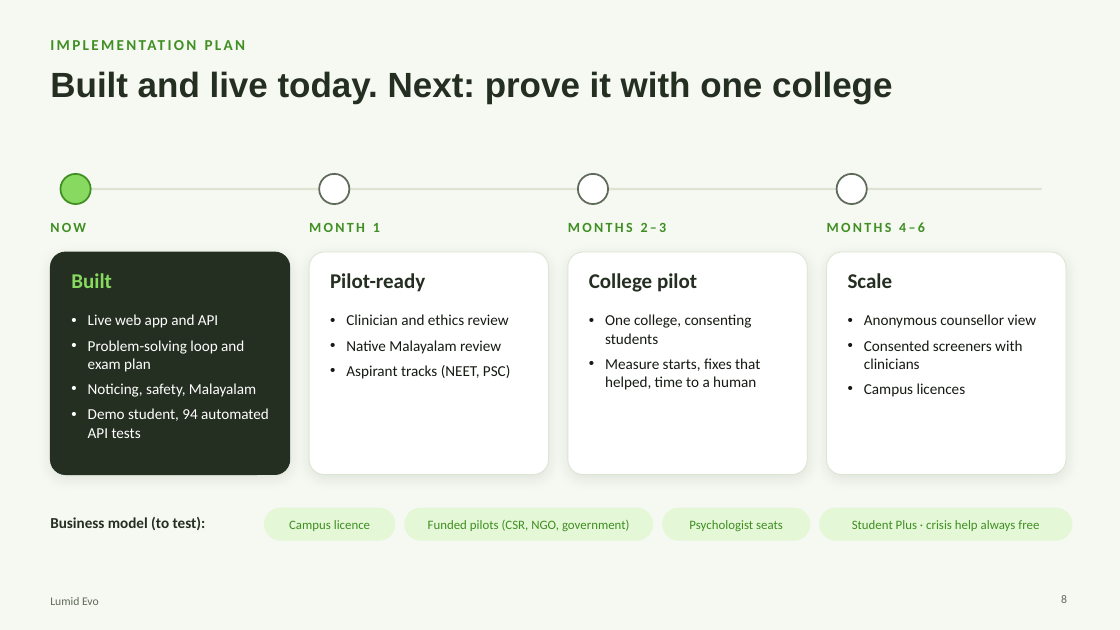
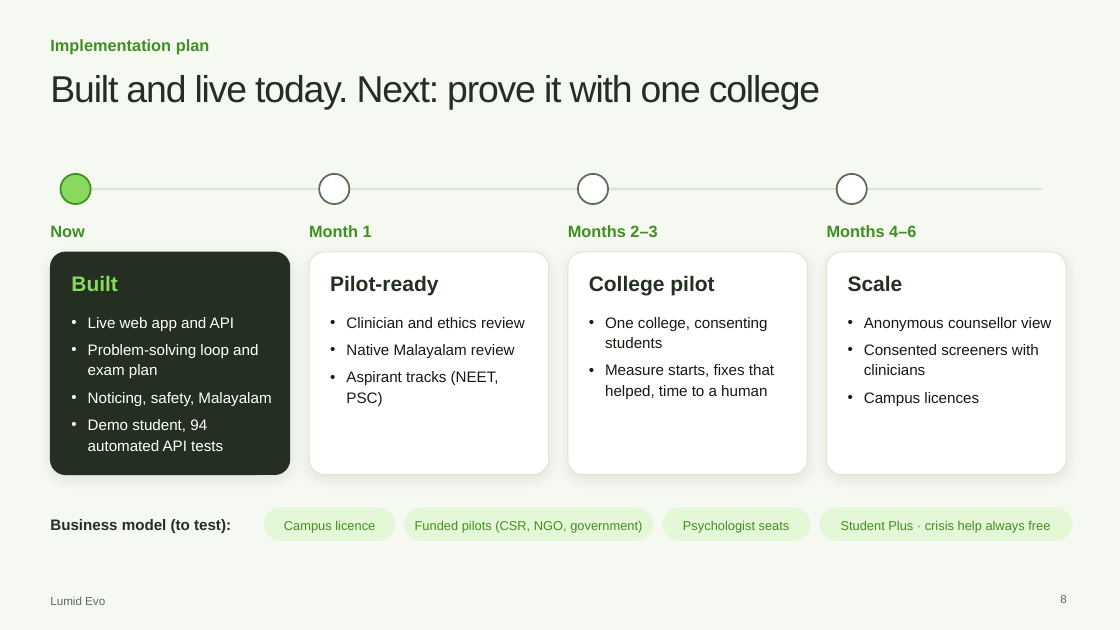
Before and after one commit to riyan-hx/Lumid-Evo-Ai, a slide deck: slide 8 of Lumid-Evo-Pitch.pptx. Drawn at 1120x630 pixels with LibreOffice and Linux fonts; fonts in the diff are those of the drawing. Boxes give left, top, right and bottom in pixels: in the first picture for what was removed or moved away, otherwise in the second. Text is boxed around its words. In the diff, an @@ line names an element or a change of style, - is before the commit and + after.

```diff
--- a/Lumid-Evo-Pitch.pptx
+++ b/Lumid-Evo-Pitch.pptx
@@ text at (x1=50, y1=39, x2=210, y2=55): text changed; size 13 to 14 pt; font Calibri to Arial @@
-IMPLEMENTATION PLAN
+Implementation plan
@@ title "Built and live today. Next: ..." at (x1=50, y1=75, x2=820, y2=109): size 30 to 32 pt, letter spacing 0 to -1 pt, bold off; line spacing 1 to 1.06 @@
@@ text at (x1=50, y1=225, x2=84, y2=237): text changed; size 12 to 14 pt; font Calibri to Arial @@
-NOW
+Now
@@ text at (x1=309, y1=225, x2=372, y2=237): text changed; size 12 to 14 pt; font Calibri to Arial @@
-MONTH 1
+Month 1
@@ text at (x1=568, y1=225, x2=657, y2=237): text changed; size 12 to 14 pt; font Calibri to Arial @@
-MONTHS 2–3
+Months 2–3
@@ text at (x1=827, y1=225, x2=916, y2=237): text changed; size 12 to 14 pt; font Calibri to Arial @@
-MONTHS 4–6
+Months 4–6
@@ font Calibri to Arial; line spacing 1 to 1.12 in 13 elements at (x1=71, y1=276, x2=118, y2=291), (x1=88, y1=317, x2=271, y2=451), (x1=330, y1=275, x2=438, y2=295), (x1=346, y1=317, x2=525, y2=406), (x1=589, y1=275, x2=714, y2=295), (x1=605, y1=317, x2=774, y2=399), (x1=848, y1=275, x2=903, y2=292), (x1=864, y1=317, x2=1051, y2=406), (x1=50, y1=519, x2=231, y2=533), (x1=284, y1=520, x2=375, y2=533), (x1=415, y1=520, x2=642, y2=533), (x1=683, y1=520, x2=790, y2=533), (x1=841, y1=520, x2=1050, y2=533) @@
@@ text "Lumid Evo" at (x1=50, y1=596, x2=105, y2=605): font Calibri to Arial @@
```
Also in this commit, not shown: 9 other slides changed.
